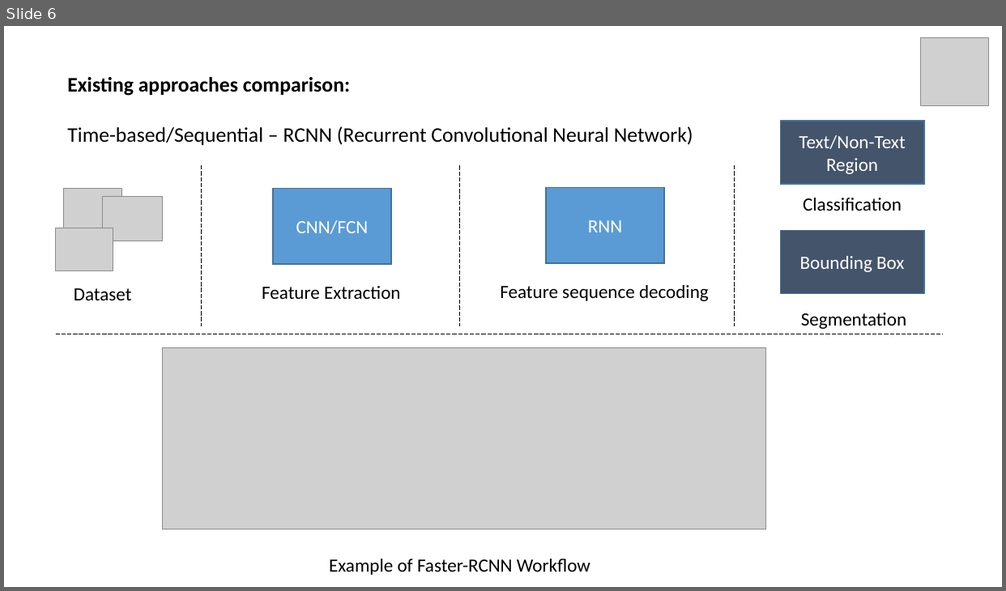
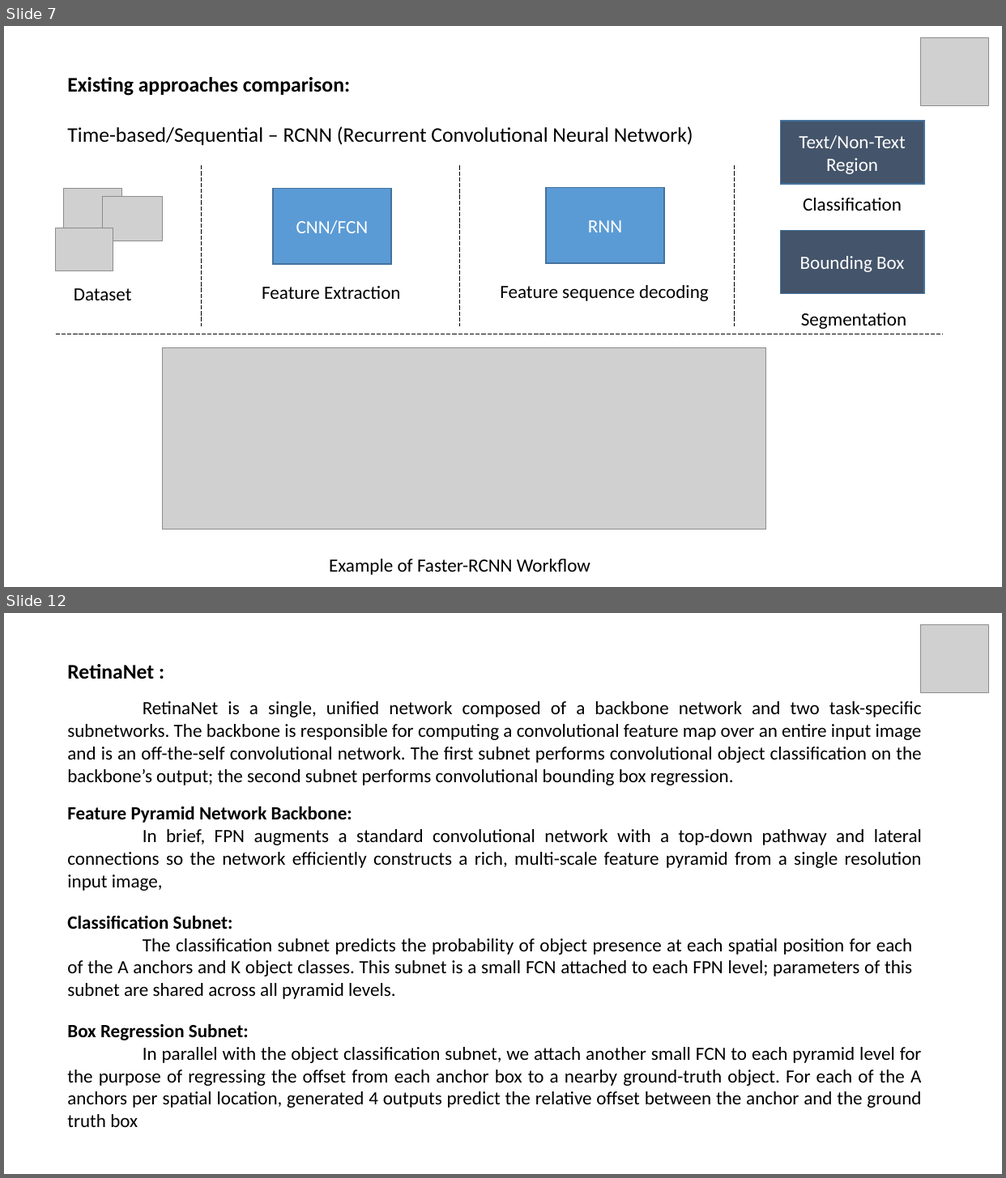
Before and after one commit to GustovalleyTechnovations/Text-Segmentation, a slide deck: Documents/Study/Project_Presentation.pptx. Shown one above the other, each under a label of ours: slide 6 before the commit, slides 7 and 12 after it; the slides between them are not shown. The pictures are 1006x591 and 1006x1178 pixels, drawn with LibreOffice and Linux fonts; fonts in the diff are those of the drawing; grey boxes stand for pictures. Boxes give left, top, right and bottom in pixels: in the first picture for what was removed or moved away, otherwise in the second. Text is boxed around its words. In the diff, an @@ line names an element or a change of style, - is before the commit and + after.

Commit message:
Project ppt and Ref images has been updated.

```diff
--- a/Documents/Study/Project_Presentation.pptx
+++ b/Documents/Study/Project_Presentation.pptx
@@ slide 12 added at <box>4,613,1002,1174</box>, background #FFFFFF @@
@@ picture added at <box>921,624,989,692</box> @@
@@ text added at <box>67,664,154,679</box>, 20 pt, text #000000, bold @@
+RetinaNet :
@@ text added at <box>67,701,922,786</box>, 18 pt, text #000000 @@
+RetinaNet is a single, unified network composed of a backbone network and two task-specific subnetworks. The backbone is responsible for computing a convolutional feature map over an entire input image and is an off-the-self convolutional network. The first subnet performs convolutional object classification on the backbone’s output; the second subnet performs convolutional bounding box regression.
@@ text added at <box>67,806,922,891</box>, 18 pt, text #000000 @@
+Feature Pyramid Network Backbone:
+In brief, FPN augments a standard convolutional network with a top-down pathway and lateral connections so the network efficiently constructs a rich, multi-scale feature pyramid from a single resolution input image,
@@ text added at <box>67,915,912,999</box>, 18 pt, text #000000 @@
+Classification Subnet:
+The classification subnet predicts the probability of object presence at each spatial position for each of the A anchors and K object classes. This subnet is a small FCN attached to each FPN level; parameters of this subnet are shared across all pyramid levels.
@@ text added at <box>67,1024,922,1127</box>, 18 pt, text #000000 @@
+Box Regression Subnet:
+In parallel with the object classification subnet, we attach another small FCN to each pyramid level for the purpose of regressing the offset from each anchor box to a nearby ground-truth object. For each of the A anchors per spatial location, generated 4 outputs predict the relative offset between the anchor and the ground truth box
@@ what was slide 6 is now slide 7 @@
```
Also in this commit, not shown: 5 slides changed, 9 other slides added, 9 other files.
